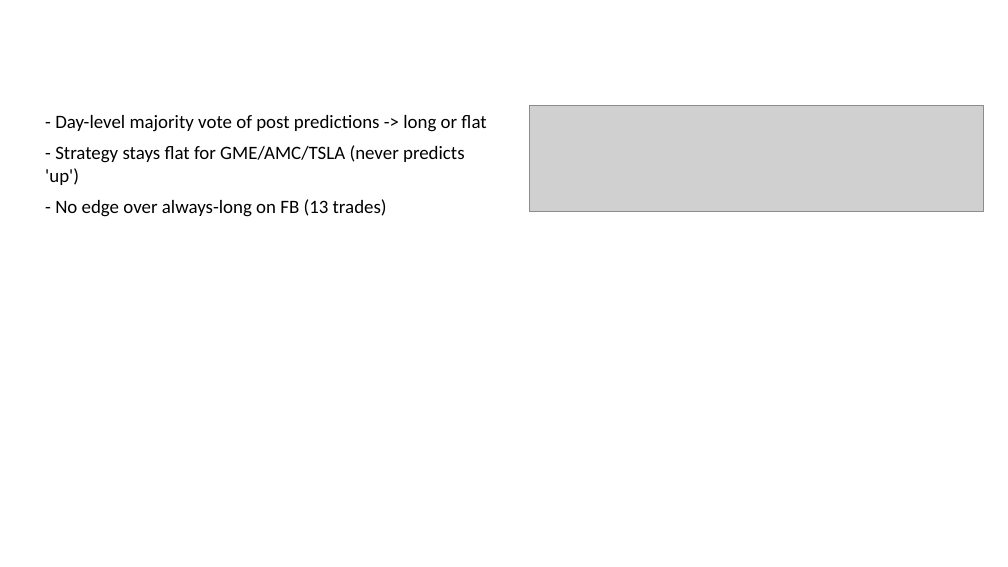
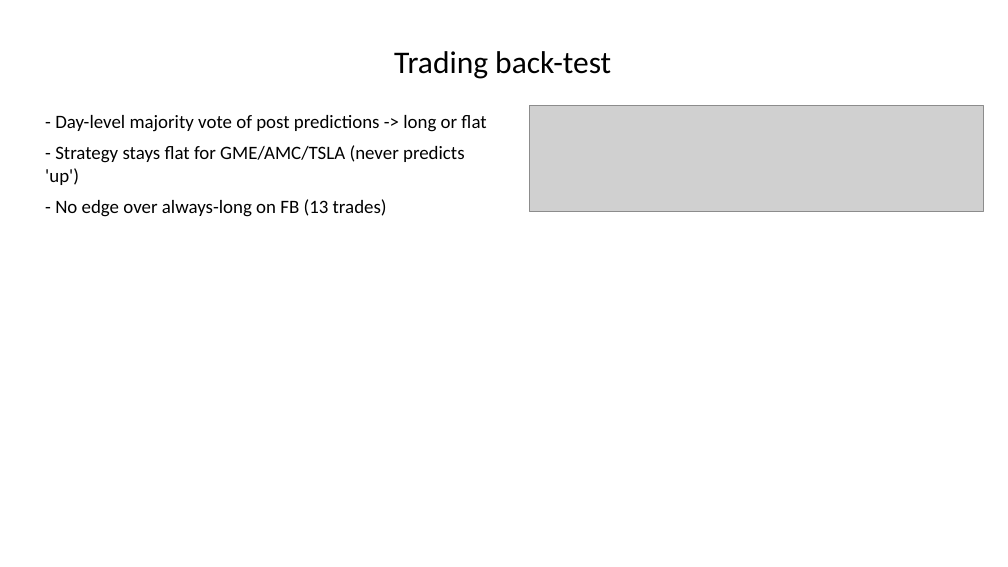
Before and after one commit to Prithvi-Aithal/wsb-market-prediction, a slide deck: slide 11 of docs/presentation.pptx. Drawn at 1008x567 pixels with LibreOffice and Linux fonts; fonts in the diff are those of the drawing; grey boxes stand for pictures. Boxes give left, top, right and bottom in pixels: in the first picture for what was removed or moved away, otherwise in the second. Text is boxed around its words. In the diff, an @@ line names an element or a change of style, - is before the commit and + after.

Commit message:
Fix slide title placement (set top/height explicitly)

```diff
--- a/docs/presentation.pptx
+++ b/docs/presentation.pptx
@@ title added at box(394, 51, 611, 79), 30 pt, text #000000 @@
+Trading back-test
```
Also in this commit, not shown: 11 other slides changed, 2 slides added, 2 slides removed, 2 other files.
